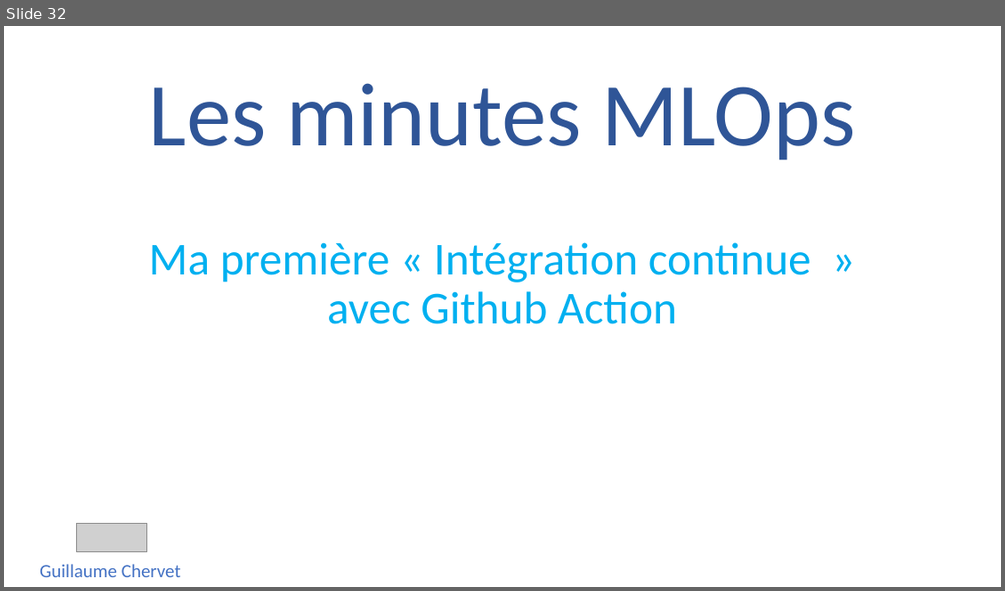
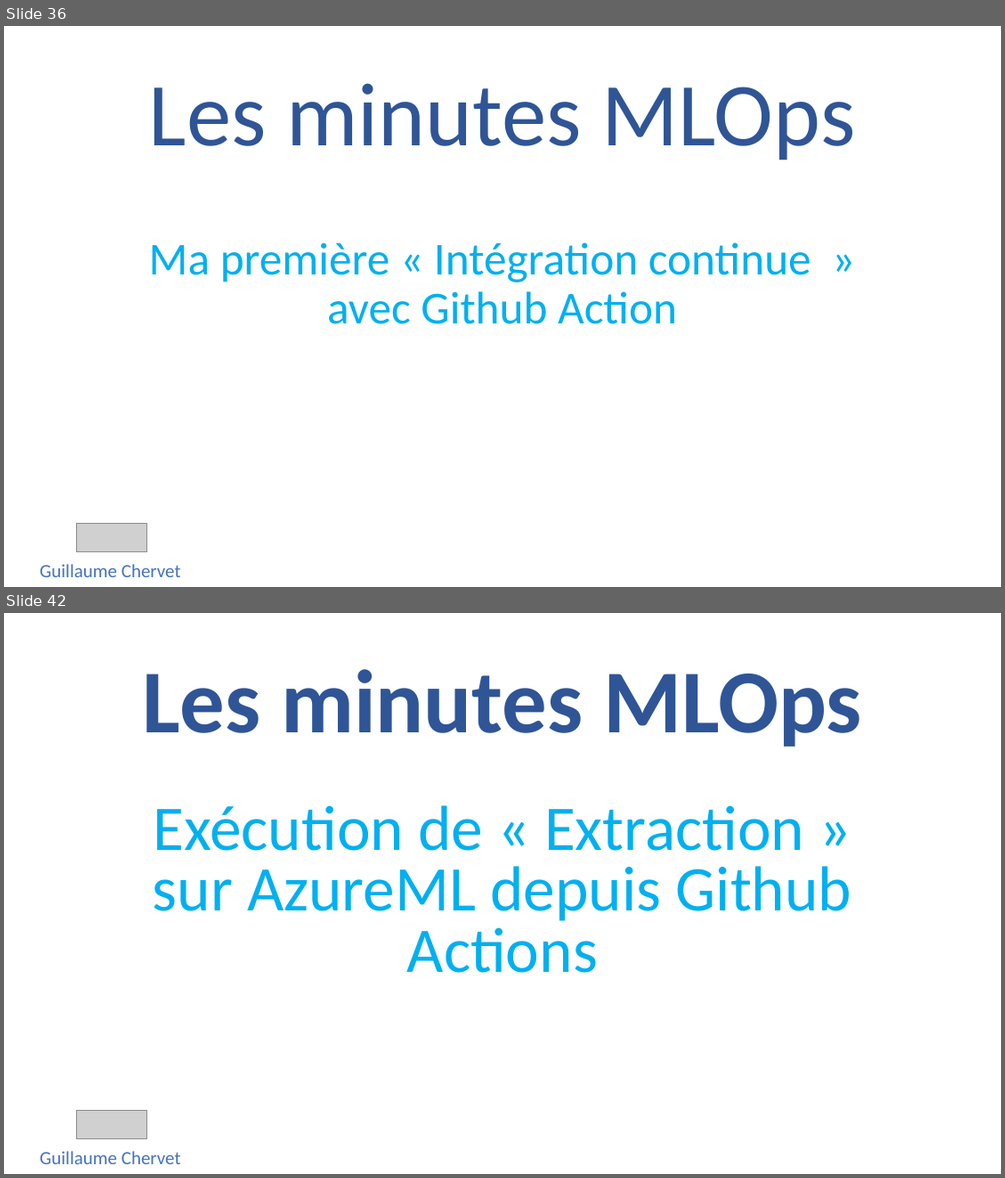
Before and after one commit to guillaume-chervet/Les-Minutes-MLOps, a slide deck: Les minutes MLOps.pptx. Shown one above the other, each under a label of ours: slide 32 before the commit, slides 36 and 42 after it; the slides between them are not shown. The pictures are 1005x591 and 1005x1178 pixels, drawn with LibreOffice and Linux fonts; fonts in the diff are those of the drawing; grey boxes stand for pictures. Boxes give left, top, right and bottom in pixels: in the first picture for what was removed or moved away, otherwise in the second. Text is boxed around its words. In the diff, an @@ line names an element or a change of style, - is before the commit and + after.

```diff
--- a/Les minutes MLOps.pptx
+++ b/Les minutes MLOps.pptx
@@ slide 42 added at bbox=[4, 613, 1001, 1174], background #FFFFFF @@
@@ title added at bbox=[142, 669, 862, 747], 86.4 pt, text #2F5597, bold @@
+Les minutes MLOps
@@ subtitle added at bbox=[153, 805, 852, 973], 61.2 pt, text #00B0F0 @@
+Exécution de « Extraction » sur AzureML depuis Github Actions
@@ picture added at bbox=[76, 1111, 146, 1139] @@
@@ text added at bbox=[40, 1151, 181, 1164], 18 pt, text #4472C4 @@
+Guillaume Chervet
@@ what was slide 32 is now slide 36 @@
```
Also in this commit, not shown: 15 other slides added, 2 other files.
